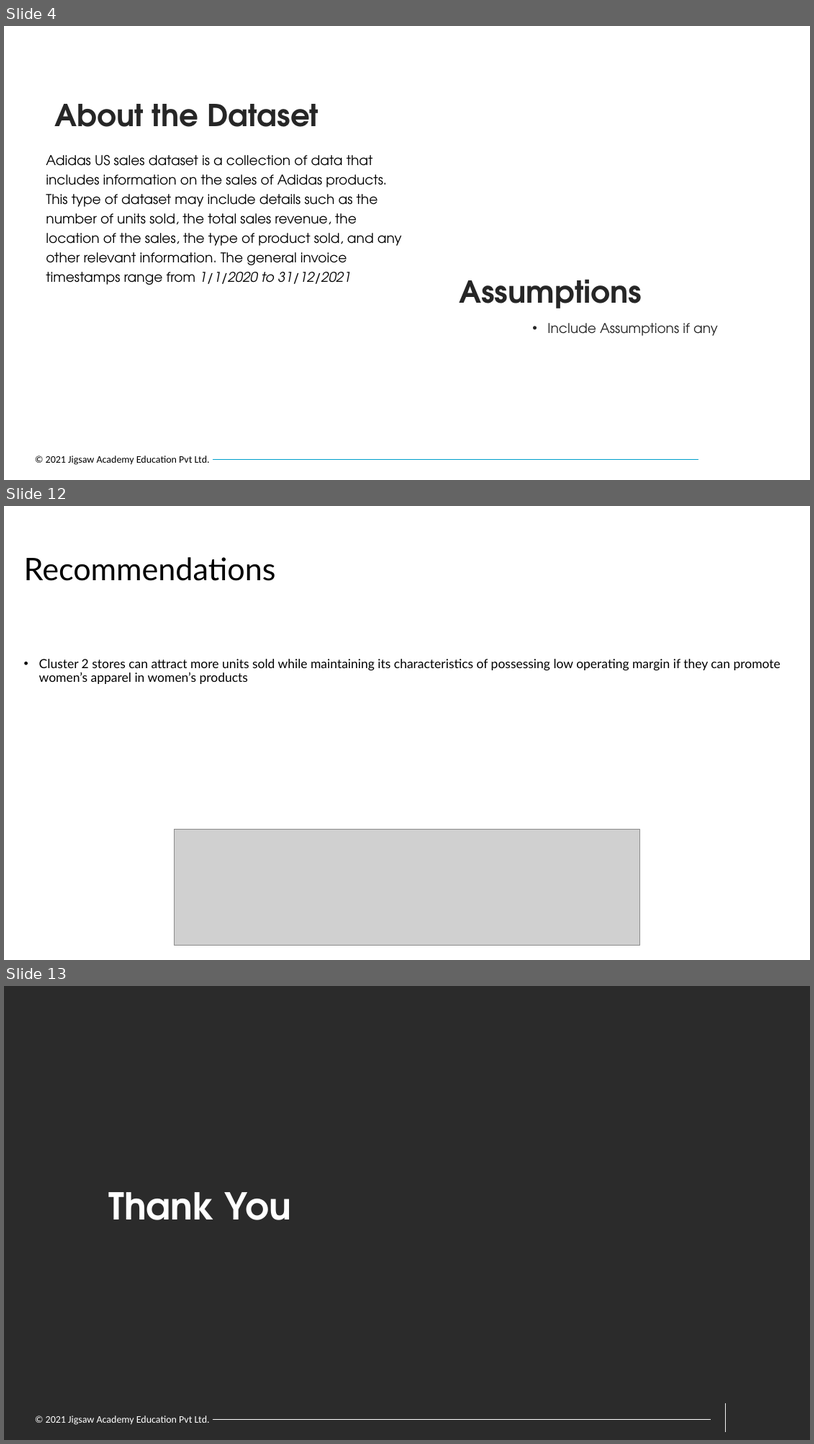
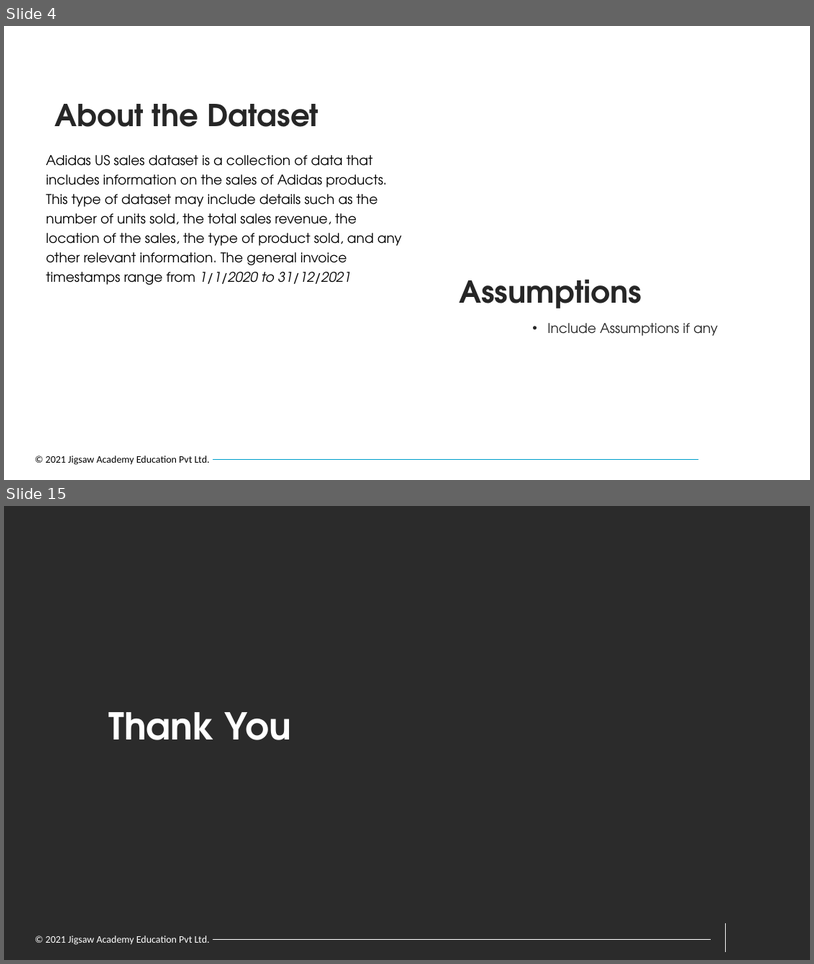
Before and after one commit to guttesuraj01/IPBA_Project_Group_A, a slide deck: John's Presentation + DB Scan.pptx. Shown one above the other, each under a label of ours: slides 4, 12 and 13 before the commit, slides 4 and 15 after it; the slides between them are not shown. The pictures are 814x1444 and 814x964 pixels, drawn with LibreOffice and Linux fonts; fonts in the diff are those of the drawing; grey boxes stand for pictures; background and template pictures are left out; a plain dark background stands for a picture behind light text. Boxes give left, top, right and bottom in pixels: in the first picture for what was removed or moved away, otherwise in the second. Text is boxed around its words. In the diff, an @@ line names an element or a change of style, - is before the commit and + after.

```diff
--- a/John's Presentation + DB Scan.pptx
+++ b/John's Presentation + DB Scan.pptx
@@ slide 12 removed at box(4, 506, 810, 960), background #FFFFFF @@
@@ title removed at box(24, 557, 276, 581) @@
-Recommendations
@@ text removed at box(39, 659, 781, 684) @@
-• Cluster 2 stores can attract more units sold while maintaining its characteristics of possessing low operating margin if they can promote women’s apparel in women’s products
@@ picture removed at box(174, 829, 640, 944) @@
@@ what was slide 13 is now slide 15 @@
```
Also in this commit, not shown: 7 slides changed, 3 slides added.
